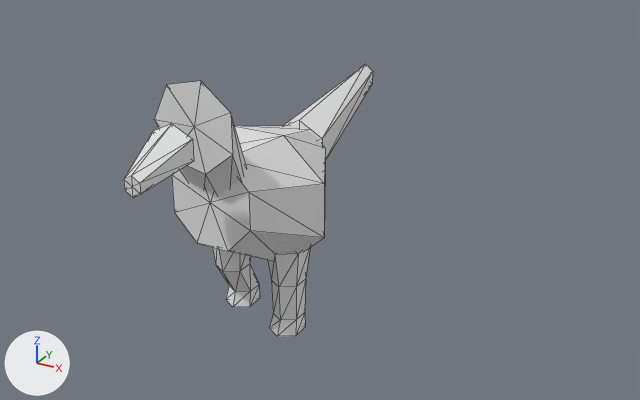
Two versions of the OBJ model data/animals/sabia/walk/0.obj, one commit apart.
Camera for both pictures: a 50 mm camera at (0.567, -0.868, 0.626) aimed at (0.057, 0.059, 0.162). Arrows for +X, +Y and +Z are at lower left; the lights stay in place. The picture after the commit comes second. Mesh edges are drawn as thin lines. Where no turn or scale is listed for an object, it has been applied to the vertices.

In view in the first picture: 'sabia_walk_0'.
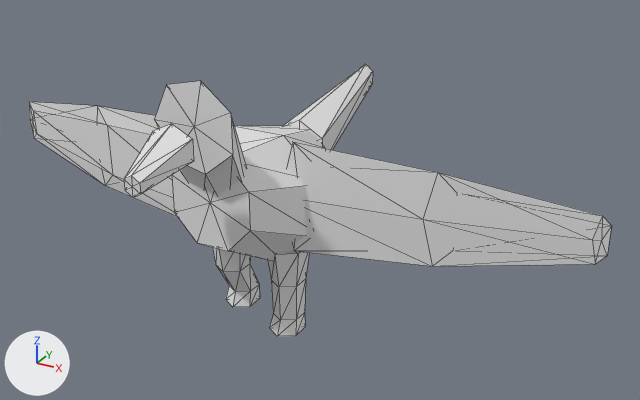
Changed parts and their boxes (x1, y1, x2, y2) in the pictures (640 x 400 px):
```json
{"object": "sabia_walk_0", "change": "reshaped", "before": [124, 64, 373, 336], "after": [29, 64, 611, 336], "on screen": "133% wider"}
{"part": 1, "of": "me_sabia_walk_0", "change": "added", "after": [29, 102, 178, 217]}
{"part": 2, "of": "me_sabia_walk_0", "change": "added", "after": [287, 142, 611, 266]}
```

Scene script edits in JSON lines:
```json
{"block": "me_sabia_walk_0", "where": "# used by ob_sabia_walk_0; location = (0.0, 0.0, 0.0)"}
{"op": "remove", "block": "me_sabia_walk_0", "code": "me_sabia_walk_0.from_pydata(...)  # 122 vertices, 220 faces; spans x -0.096..0.096, y -0.232..0.306, z 0.0..0.362"}
{"op": "add", "block": "me_sabia_walk_0", "code": "me_sabia_walk_0.from_pydata(...)  # 156 vertices, 280 faces; spans x -0.428..0.426, y -0.232..0.306, z 0.0..0.362"}
{"block": "me_sabia_walk_0", "change": "me_sabia_walk_0 part 1: a new loose piece of 17 vertices spanning x -0.428..-0.057, y -0.03..0.036, z 0.13..0.272"}
{"block": "me_sabia_walk_0", "change": "me_sabia_walk_0 part 2: a new loose piece of 17 vertices spanning x 0.052..0.426, y -0.031..0.036, z 0.13..0.272"}
```
